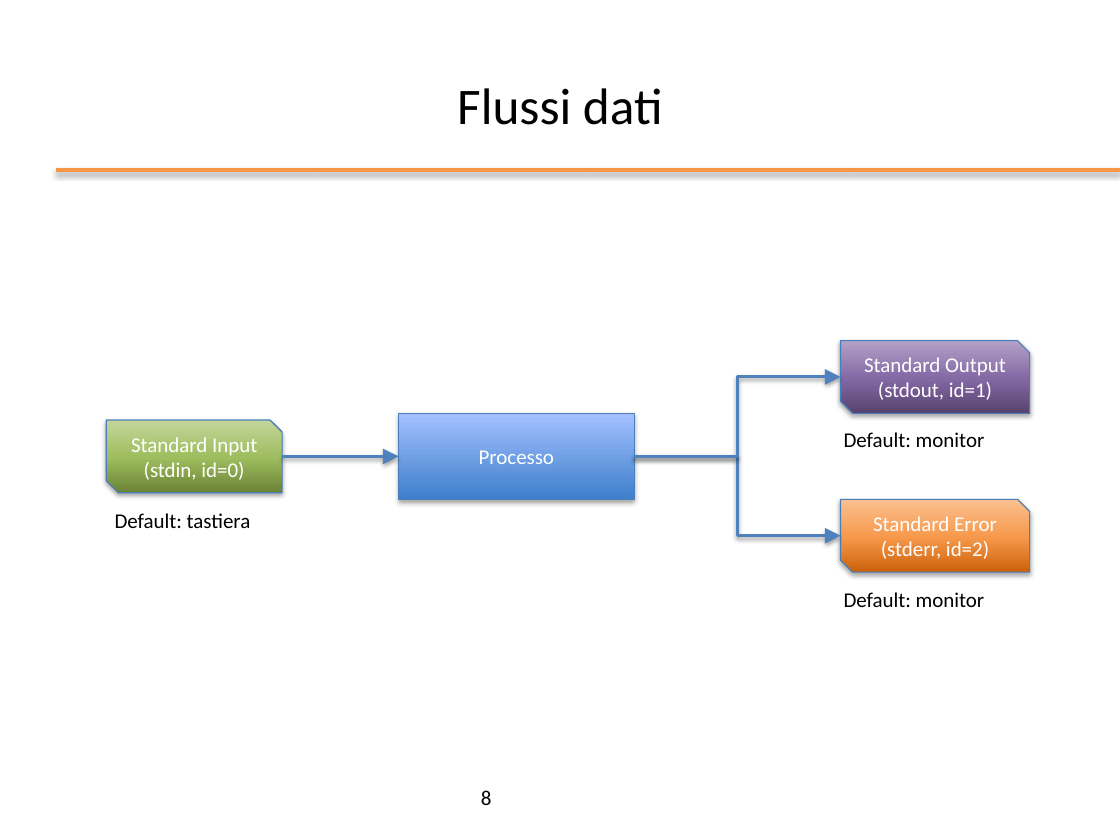
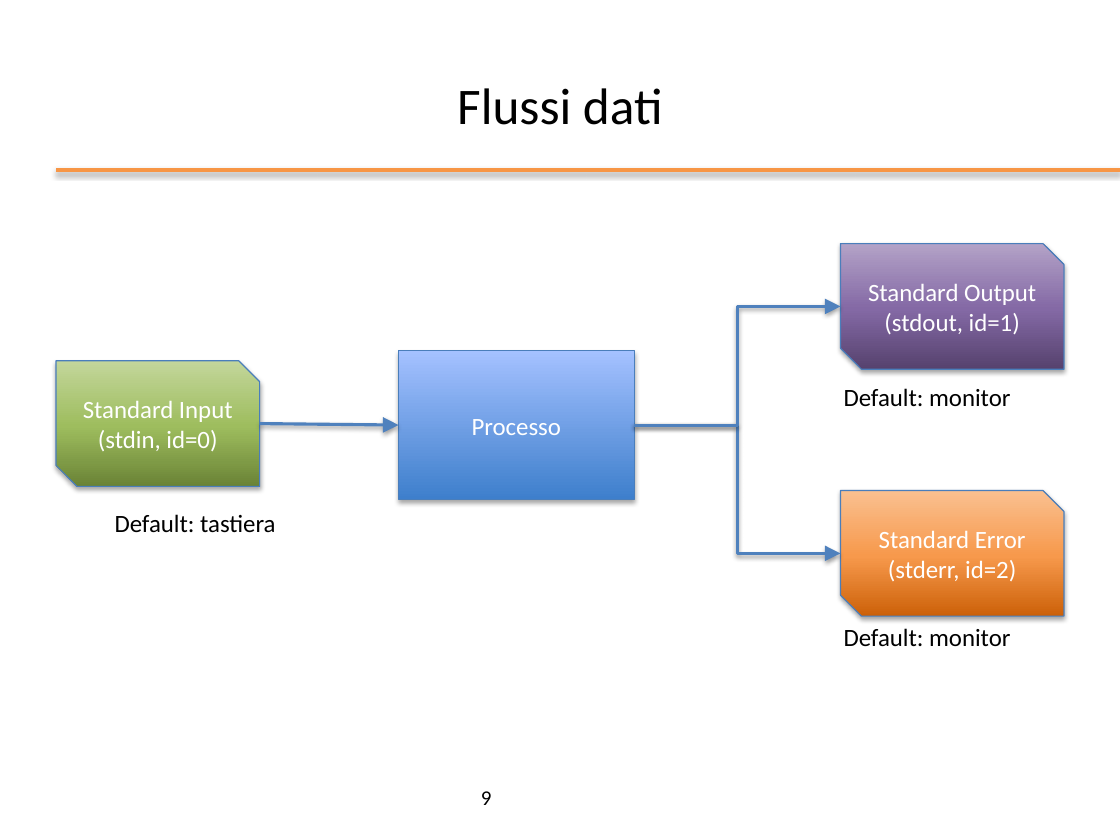
Before and after one commit to nbicocchi/operatingsystemsbsc, a slide deck: slide 9 of slides/ppt/02_Bash Basics.pptx (slide 8 before the commit). Drawn at 1120x840 pixels with LibreOffice and Linux fonts; fonts in the diff are those of the drawing; background and template pictures are left out. Boxes give left, top, right and bottom in pixels: in the first picture for what was removed or moved away, otherwise in the second. Text is boxed around its words. In the diff, an @@ line names an element or a change of style, - is before the commit and + after.

```diff
--- a/slides/ppt/02_Bash Basics.pptx
+++ b/slides/ppt/02_Bash Basics.pptx
@@ size 13.5 to 16 pt in 7 elements at box(115, 514, 276, 533), box(399, 351, 634, 500), box(844, 628, 1010, 647), box(844, 388, 1010, 407), box(840, 491, 1064, 616), box(56, 361, 260, 486), box(840, 244, 1064, 370) @@
@@ snip diag rect "Standard Output (stdout, id=1)": place and size @@
-snip diag rect "Standard Output (stdout, id=1)" at box(840, 340, 1029, 413)
+snip diag rect "Standard Output (stdout, id=1)" at box(840, 244, 1064, 370)
@@ elbow arrow moved from (634, 456) - (840, 377) to (634, 426) - (840, 307) @@
@@ rectangle "Processo": place and size @@
-rectangle "Processo" at box(399, 413, 634, 500)
+rectangle "Processo" at box(399, 351, 634, 500)
@@ snip diag rect "Standard Input (stdin, id=0)": place and size @@
-snip diag rect "Standard Input (stdin, id=0)" at box(106, 420, 282, 493)
+snip diag rect "Standard Input (stdin, id=0)" at box(56, 361, 260, 486)
@@ text "Default: monitor": place and size @@
-text "Default: monitor" at box(844, 432, 985, 447)
+text "Default: monitor" at box(844, 388, 1010, 407)
@@ arrow moved from (282, 456) - (399, 456) to (260, 423) - (399, 426) @@
@@ elbow arrow moved from (634, 456) - (840, 535) to (634, 426) - (840, 553) @@
@@ snip diag rect "Standard Error (stderr, id=2)": place and size @@
-snip diag rect "Standard Error (stderr, id=2)" at box(840, 500, 1029, 572)
+snip diag rect "Standard Error (stderr, id=2)" at box(840, 491, 1064, 616)
@@ text "Default: monitor": place and size @@
-text "Default: monitor" at box(844, 592, 985, 607)
+text "Default: monitor" at box(844, 628, 1010, 647)
@@ page number at box(481, 791, 492, 805): text changed @@
-8
+9
```
Also in this commit, not shown: 20 other slides changed, 6 slides added, 3 other files.
